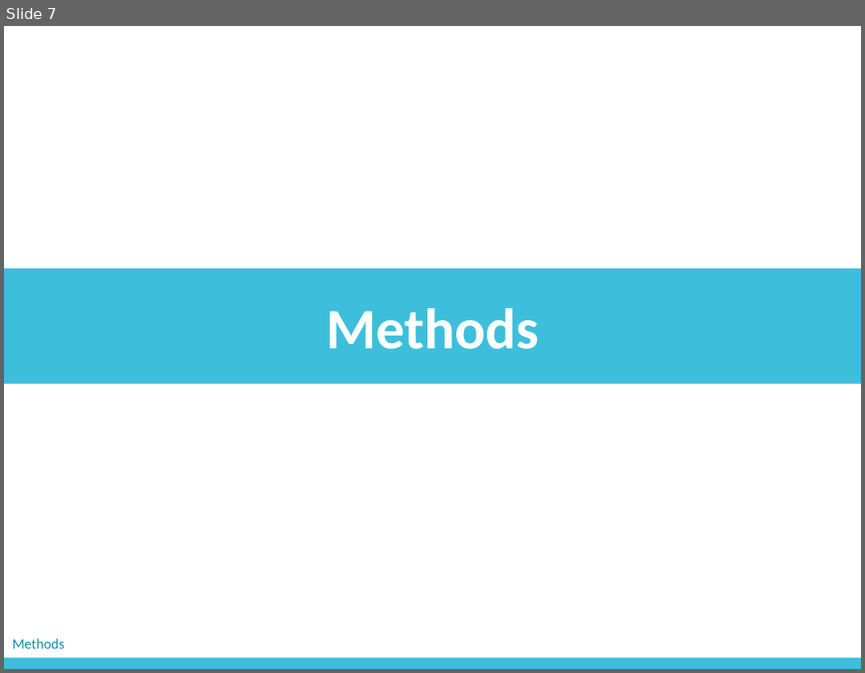
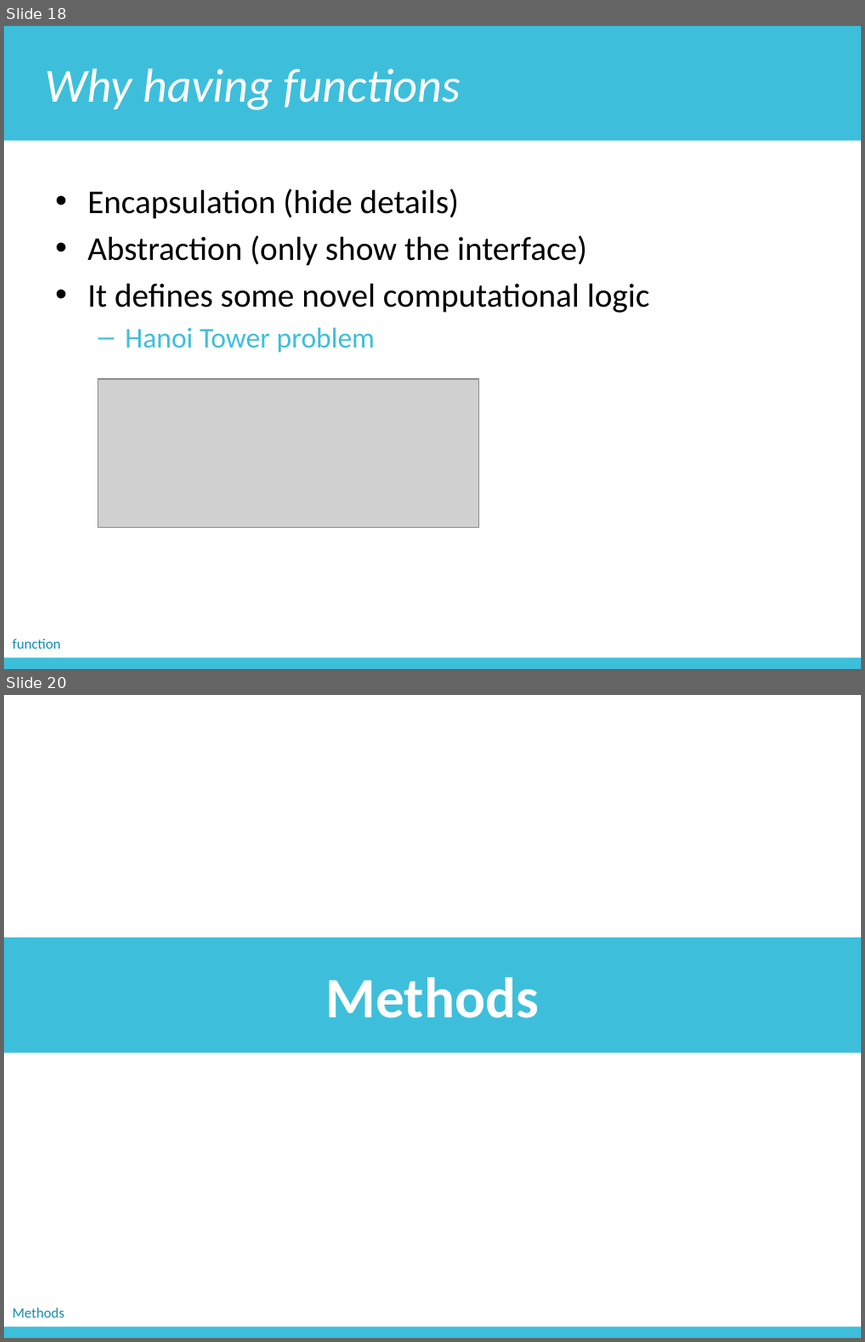
Before and after one commit to zichengliao/zuics101-fa17, a slide deck: lectures/lec05/lec05.pptx. Shown one above the other, each under a label of ours: slide 7 before the commit, slides 18 and 20 after it; the slides between them are not shown. The pictures are 865x673 and 865x1342 pixels, drawn with LibreOffice and Linux fonts; fonts in the diff are those of the drawing; grey boxes stand for pictures. Boxes give left, top, right and bottom in pixels: in the first picture for what was removed or moved away, otherwise in the second. Text is boxed around its words. In the diff, an @@ line names an element or a change of style, - is before the commit and + after.

```diff
--- a/lectures/lec05/lec05.pptx
+++ b/lectures/lec05/lec05.pptx
@@ slide 18 added at (x1=4, y1=26, x2=861, y2=669), background #FFFFFF @@
@@ rectangle added at (x1=4, y1=26, x2=861, y2=140), fill #3DBFDB, 40 pt, text #FFFFFF, italic @@
+Why having functions
@@ text added at (x1=87, y1=188, x2=650, y2=352), 28 pt, text #000000 @@
+• Encapsulation (hide details)
+• Abstraction (only show the interface)
+• It defines some novel computational logic
+  – Hanoi Tower problem
@@ picture added at (x1=98, y1=379, x2=478, y2=528) @@
@@ rectangle added at (x1=4, y1=658, x2=861, y2=669), fill #3DBFDB @@
@@ text added at (x1=12, y1=638, x2=61, y2=648), 12 pt, text #118EB0 @@
+function
@@ what was slide 7 is now slide 20 @@
```
Also in this commit, not shown: 2 slides changed, 12 other slides added, 4 other files.
